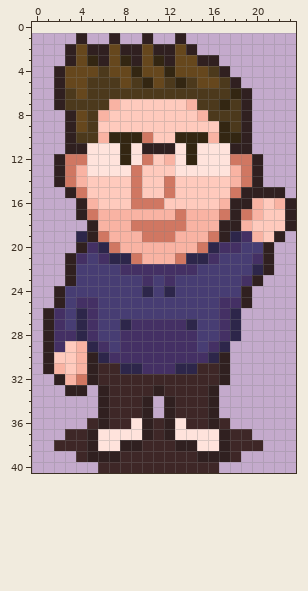
A pixel-art sprite gets an edit: images/av_nite2.png. Above is the file before it was changed.
The file is 48x80 pixels, drawn in blocks of 2x2; one block is one cell here. The old version is drawn lined up with the new one, on the new canvas.
New version:
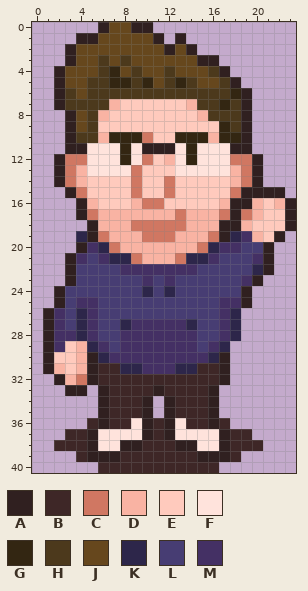
Palette (. is transparent): A #302020  B #3e2727  C #d07762  D #f9b3a3  E #ffcabd  F #ffe3dc  G #332612  H #4c391c  J #66471d  K #2d264a  L #473d73  M #443064
The edit:
canvas 24x40 -> 24x41, the old top-left corner now at 0,1
@@ x 3..14 @@
- 0 ............
- 1 .A..A..A..A.
- 2 AJAAJAAJAAJA
- 3 AJGAJGAJGAJJ
- 4 JJJHJJGJJGJJ
- 5 JJHHHJHGJHGH
+ 0 ...AJJAA....
+ 1 .AAJJJJJA.A.
+ 2 AJJJJJJJJAJA
+ 3 AJJHJHJJJJJJ
+ 4 JJJHGJHJJHJJ
+ 5 JJHHGGHGJHGH
  6 HJHHHHHHHHHH
@@ x 7..11 @@
 15 EECEE
-16 EECCC
+16 EEDCC
 17 DDDDD
